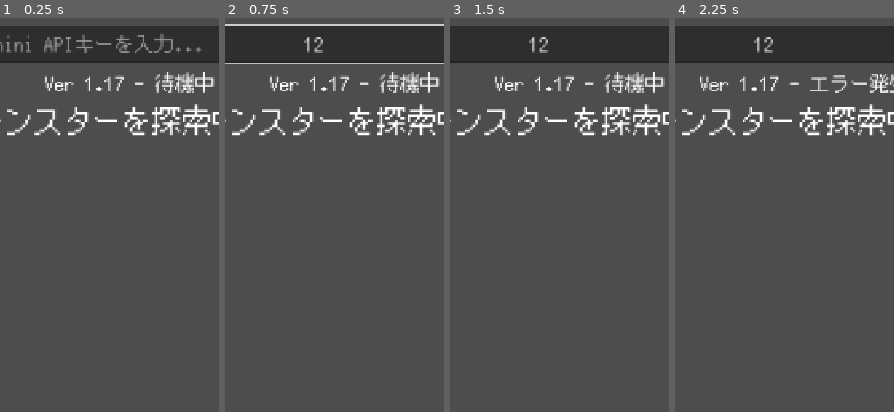
Above: before the commit, frames 1-4 (left to right).
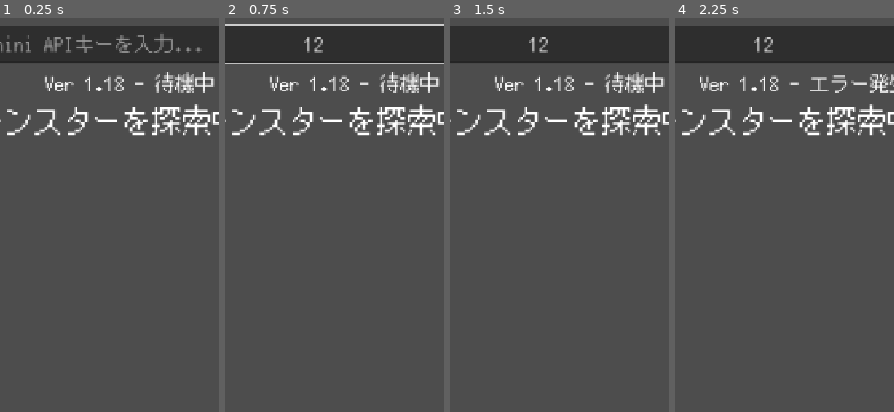
Above: after the commit, the same moments.

Repository: Usobanana/antigravity-aitest001
Game: Godot game, scene res://scenes/main.tscn
The game is run twice, just before and just after one commit, with the same random seed, the same clock (stepped at 60 frames per second) and the same inputs.
Inputs (mouse positions are % of the whole screen's width and height, from its top left):
- Up to frame 1 (0.25 s): no input
- Up to frame 2 (0.75 s): click (41, 3) at 0.52 s; type "12" at 0.6 s
- Up to frame 3 (1.5 s): click "入力窓" at 1.25 s
- Up to frame 4 (2.25 s): click "探索する" at 2 s
The pictures show only the part of the screen within x 21-71%, y 0-50%; the shares and areas given below are measured in that part.

The runs differ from the first frame. In frame 1, 0.1% of the frame differs, in the area x 52-57%, y 14-19%; in frame 2, 0.1%; in frame 3, 0.1%; in frame 4, less than 0.1%.

Commit message:
fix: use URI encoding to securely pass data to JS fetch (Ver 1.18)

Diff:
--- a/新しいゲームプロジェクト/scripts/ai_manager.gd
+++ b/新しいゲームプロジェクト/scripts/ai_manager.gd
@@ -83,14 +83,20 @@
 
 var _js_callback_ref # コールバック参照保持用
 
-func _generate_via_js(url: String, body_data: String):
+func _generate_via_js(url_raw: String, body_data_raw: String):
 	# JavaScript の非同期 fetch 結果を安全に受け取るためのコールバック作成
 	_js_callback_ref = JavaScriptBridge.create_callback(_on_js_fetch_completed)
 	var window = JavaScriptBridge.get_interface("window")
 	window.godot_fetch_callback = _js_callback_ref
 
+	# 引数を URI エンコードして JS 側に渡す（引用符や改行による破損を防ぐ）
+	var encoded_url = url_raw.uri_encode()
+	var encoded_body = body_data_raw.uri_encode()
+
 	var js_code = """
-	(async function(url, body) {
+	(async function(enc_url, enc_body) {
+		const url = decodeURIComponent(enc_url);
+		const body = decodeURIComponent(enc_body);
 		try {
 			const resp = await fetch(url, {
 				method: 'POST',
@@ -100,14 +106,14 @@
 			const status = resp.status;
 			const data = await resp.json();
 			if (!resp.ok) {
-				window.godot_fetch_callback(JSON.stringify({error: 'HTTP ' + status, code: status}));
+				window.godot_fetch_callback(JSON.stringify({error: 'HTTP ' + status, code: status, details: data}));
 			} else {
 				window.godot_fetch_callback(JSON.stringify(data));
 			}
 		} catch (e) {
 			window.godot_fetch_callback(JSON.stringify({error: e.message, code: 0}));
 		}
-	})('""" + url + """', '""" + body_data.replace("'", "\\'") + """')
+	})('""" + encoded_url + """', '""" + encoded_body + """')
 	"""
 	JavaScriptBridge.eval(js_code)
 
--- a/新しいゲームプロジェクト/scripts/main.gd
+++ b/新しいゲームプロジェクト/scripts/main.gd
@@ -13,7 +13,7 @@
 @onready var key_prompt_button = $UI/KeyInputHBox/KeyPromptButton
 @onready var monster_image = $UI/MonsterInfo/MonsterImage
 const SAVE_PATH = "user://settings.cfg"
-const APP_VERSION = "Ver 1.17"
+const APP_VERSION = "Ver 1.18"
 const STYLE_PROMPT = "digital illustration, dark fantasy, epic, highly detailed, cinematic lighting, centered on solid dark background"
 
 var image_http_request: HTTPRequest
